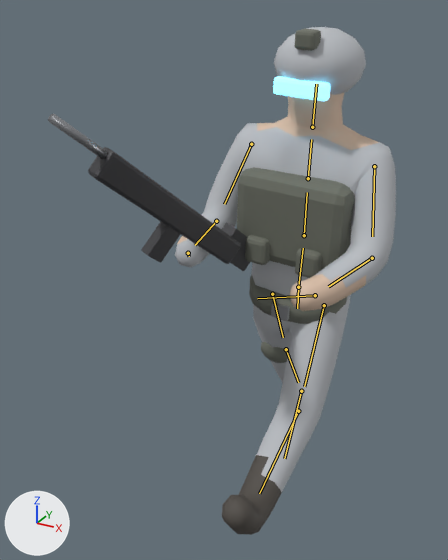
A saved change to the glTF model models/units/west_inf.glb.
Camera for both pictures: a 50 mm lens placed at (0.97, -2.48, 2.43), pointed at (-0.22, -0.32, 1.35). Lighting does not change. The marker at lower left points along +X, +Y and +Z. The first picture is the older version. Both versions are drawn at frame 14 of the action 'Walk'; the numbers are the values there. The bones that change, and the others that lie on the model, are drawn over the model as lines.

In view in the first picture: 'Barrel', 'Belt', 'Body', 'Helmet', 'KneeR', 'Mag', 'NV', 'Pouch', 'Pouch.001', 'Rifle', 'Stock', 'Vest', 'Visor' and 1 more.
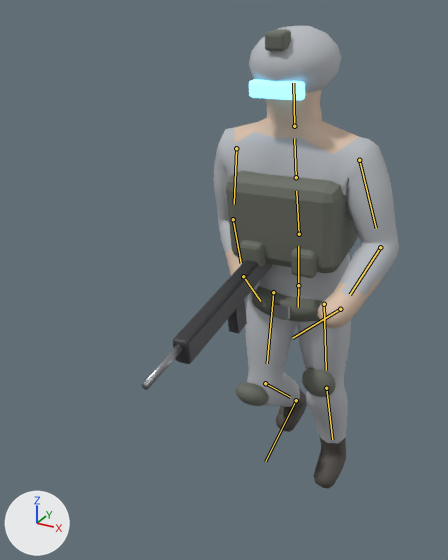
Boxes (x1, y1, x2, y2) around the edits, measured in the pictures (448 x 560 px):
'Body', posed (16% narrower, 10% shorter): before (175, 92, 396, 535); after (213, 90, 399, 489)
'Vest', posed: before (237, 167, 355, 270); after (226, 171, 358, 273)
'Rifle', posed: before (88, 147, 241, 264); after (173, 260, 272, 364)
'Helmet', posed: before (274, 27, 366, 95); after (249, 25, 341, 92)
'Belt', posed: before (249, 275, 347, 324); after (251, 286, 323, 322)
'Visor', posed (15% shorter): before (273, 76, 330, 101); after (249, 79, 305, 100)
'Mag', posed (50% narrower, 16% shorter): before (141, 221, 180, 263); after (228, 299, 247, 334)
'Barrel', posed (28% narrower): before (48, 114, 107, 158); after (141, 344, 183, 390)
'NV', posed: before (295, 28, 321, 51); after (265, 29, 291, 51)
'KneeR', posed: before (261, 341, 289, 363); after (235, 382, 269, 406)
'Pouch.001', posed: before (295, 248, 322, 278); after (291, 248, 318, 278)
'Pouch', posed (6% shorter): before (245, 235, 270, 265); after (240, 240, 266, 268)
'KneeL', posed (not visible before): after (302, 368, 336, 397)
bone 'root', root to tip: before (298, 287) to (297, 308); after (298, 285) to (298, 307)
bone 'spine', root to tip: before (298, 287) to (303, 248); after (298, 285) to (298, 246)
bone 'chest', root to tip: before (304, 235) to (307, 192); after (299, 234) to (296, 191)
bone 'head', root to tip: before (312, 127) to (316, 84); after (294, 126) to (293, 83)
bone 'upperarm.L', root to tip: before (374, 166) to (372, 236); after (359, 160) to (376, 228)
bone 'upperarm.R', root to tip: before (251, 144) to (224, 204); after (236, 148) to (234, 204)
bone 'forearm.R', root to tip: before (216, 221) to (195, 245); after (233, 219) to (241, 263)
bone 'thigh.L', root to tip: before (324, 305) to (304, 386); after (324, 304) to (326, 370)
bone 'shin.L', root to tip: before (298, 411) to (259, 493); after (326, 388) to (332, 439)
bone 'thigh.R', root to tip: before (272, 294) to (283, 337); after (273, 292) to (267, 363)
bone 'shin.R', root to tip: before (286, 349) to (298, 382); after (265, 383) to (290, 397)
bone 'foot.R', root to tip: before (301, 391) to (284, 458); after (296, 400) to (265, 461)

What the commit changed:
Bone 'root' (bone_root) moves from (0.0, 0.0, 0.002) to (0.0, -0.007, 0.0).
Bone 'root' (bone_root) turns from (0, 0, 0) to (3, 2, -1) degrees about its own x, y and z.
Bone 'spine' (bone_spine) turns from (5, 0, -4) to (4, 1, 0) degrees about its own x, y and z.
Bone 'chest' (bone_chest) turns from (0, 0, 0) to (2, 1, 0) degrees about its own x, y and z.
Bone 'head' (bone_head) turns from (0, 0, 0) to (-1, -1, 0) degrees about its own x, y and z.
Bone 'upperarm.L' (bone_upperarm_l) turns from (-20, 0, -5) to (-1, 0, 0) degrees about its own x, y and z.
Bone 'upperarm.R' (bone_upperarm_r) turns from (-25, 0, 10) to (1, 0, 0) degrees about its own x, y and z.
Bone 'forearm.R' (bone_forearm_r) turns from (-30, 0, 0) to (0, 0, 0) degrees about its own x, y and z.
Bone 'thigh.L' (bone_thigh_l) turns from (-31, 0, 0) to (6, 0, 0) degrees about its own x, y and z.
Bone 'shin.L' (bone_shin_l) turns from (-39, 0, 0) to (5, 0, 0) degrees about its own x, y and z.
Bone 'thigh.R' (bone_thigh_r) turns from (31, 0, 0) to (-6, 0, 0) degrees about its own x, y and z.
Bone 'shin.R' (bone_shin_r) turns from (0, 0, 0) to (49, 0, -1) degrees about its own x, y and z.
Bone 'foot.R' (bone_foot_r) turns from (10, 0, 0) to (-44, 0, 0) degrees about its own x, y and z.
